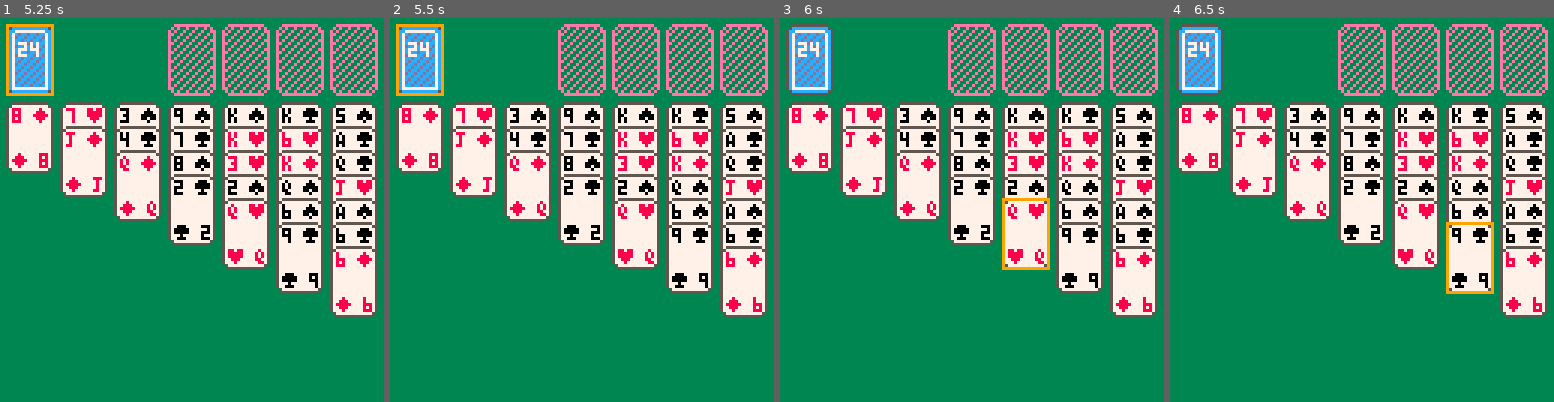
Above: before the commit, frames 1-4 (left to right).
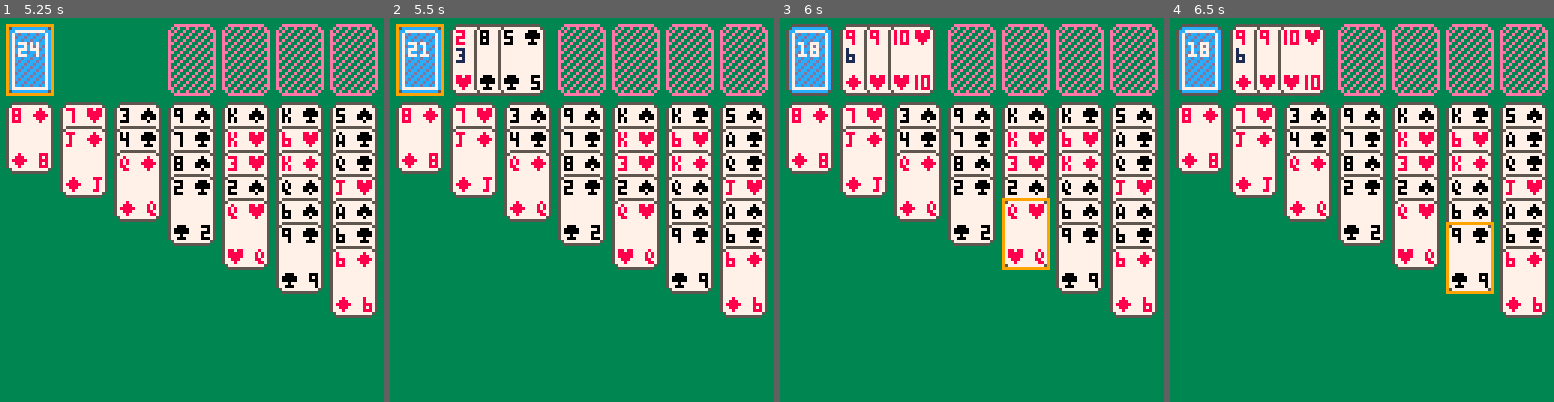
Above: after the commit, the same moments.

Repository: marcus-grant/pico8-kabafuda
Game: PICO-8 cartridge kabafuda.p8
The game is run twice, just before and just after one commit, with the same random seed, the same clock (stepped at 60 frames per second) and the same inputs.
Inputs:
- Up to frame 1 (5.25 s): tap X (X key) at 0.33, 1.07, 1.85, 2.97, 4.08, 5.2 s; tap O (Z key) at 0.7, 1.7, 2.1, 2.5, 2.9, 3.3, 3.7, 4.1, 4.5, 4.9 s; hold Right 1.6-2.1 s; hold Up 2.15-2.42 s; hold Right 2.47-3.03 s; hold Left 3.08-3.58 s; hold Down 3.63-3.97 s; hold Right 4.02-4.68 s; hold Up 4.73-5.03 s; hold Left from 5.08 s (still down)
- Up to frame 2 (5.5 s): keep holding Left; tap O (Z key) at 5.3 s
- Up to frame 3 (6 s): release Left at 5.68 s; tap O (Z key) at 5.7 s; hold Down from 5.73 s (still down)
- Up to frame 4 (6.5 s): release Down at 6.03 s; hold Right from 6.08 s (still down); tap O (Z key) at 6.1 s; tap X (X key) at 6.32 s

Frame 1 is identical in both runs. In frame 2, 4.7% of the frame differs, in the area x 7-41%, y 1-21%; in frame 3, 4.7%; in frame 4, 4.7%.

Commit message:
Ft: Stock dealing and waste display
- Add deal_sto() function to deal 3 cards from stock to waste
- Integrate stock dealing into grab_cards() dispatch when cursor on stock
- Add waste pile rendering showing top 3 cards with 8px right offset
- Add waste count display with proper color and positioning
- Stock count remains unchanged for visibility

Stock dealing now works: press O on stock to deal 3 cards to waste.

Diff:
--- a/kabafuda.p8
+++ b/kabafuda.p8
@@ -62,9 +62,26 @@
   end
  end
 
+ -- draw top 3 waste cards
+ if #sts.waste > 0 then
+  local start = max(1, #sts.waste - 2)
+  for i = start, #sts.waste do
+   local c = sts.waste[i]
+   local offset = (i - start) * 8
+   local x = 20 + offset
+   local y = 2
+   spr_card(c.r, c.s, x, y)
+  end
+ end
+
  -- show stock count
  if #sts.sto > 0 then
   print(#sts.sto, 6, 8, 7)
+ end
+
+ -- show waste count
+ if #sts.waste > 0 then
+  print(#sts.waste, 22, 10, 1)
  end
 
 
@@ -397,12 +414,27 @@
  end
 end
 
+function deal_sto()
+ --deal 3 cards from stock to waste
+ if #sts.sto >= 3 then
+  for i=1,3 do
+   mv_cards(sts.sto, sts.waste, 1)
+  end
+ elseif #sts.sto > 0 then
+  --deal remaining cards
+  mv_cards(sts.sto, sts.waste, #sts.sto)
+ end
+end
+
 function grab_cards()
  --dispatch based on cursor area
  if crs.area == "tbl" then
   grab_from_tbl()
  elseif crs.area == "top" then
-  if crs.top_pos == 1 then
+  if crs.top_pos == 0 then
+   --deal from stock
+   deal_sto()
+  elseif crs.top_pos == 1 then
    grab_from_waste()
   elseif crs.top_pos >= 2 then
    grab_from_fnd()
